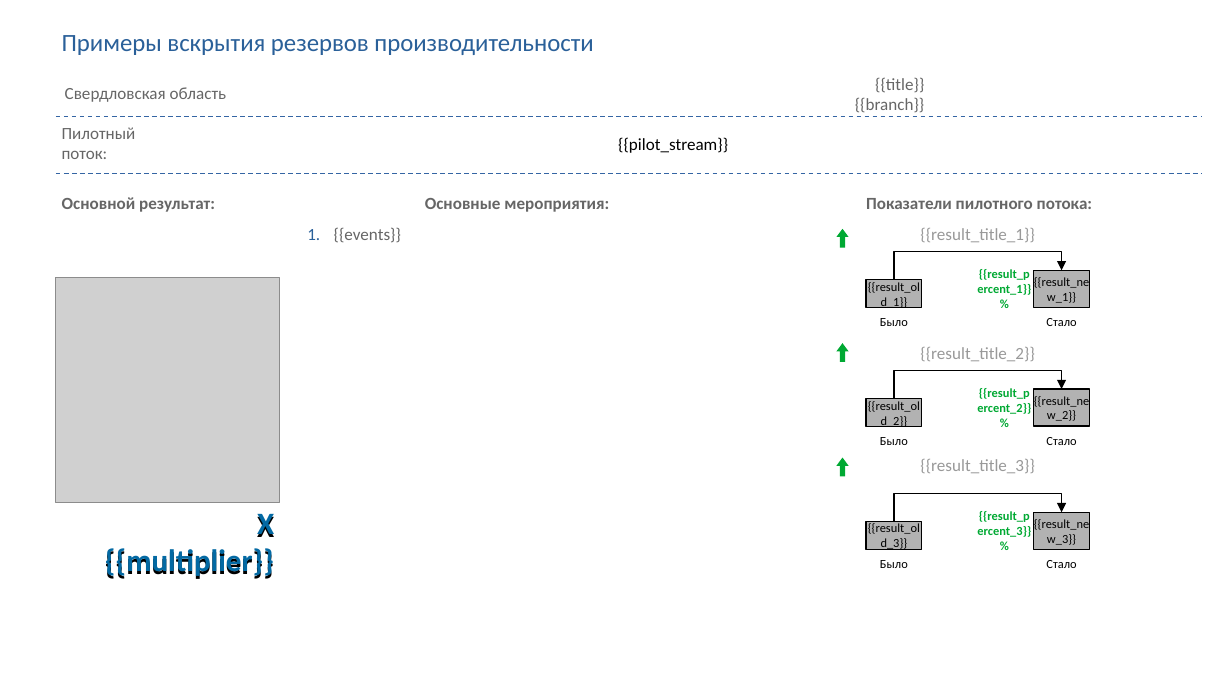
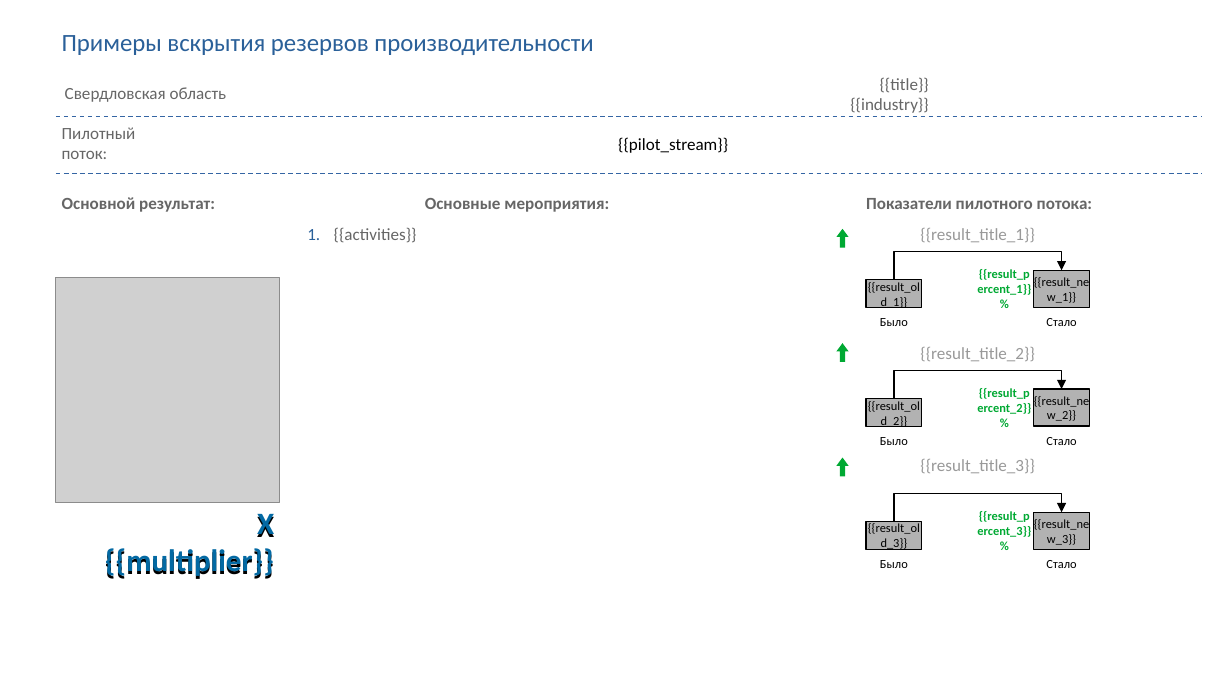
Before and after one commit to st-fedostsev/standard-base, a slide deck: slide 1 of backend/src/models/templates/template.pptx. Drawn at 1232x693 pixels with LibreOffice and Linux fonts; fonts in the diff are those of the drawing; grey boxes stand for pictures. Boxes give left, top, right and bottom in pixels: in the first picture for what was removed or moved away, otherwise in the second. Text is boxed around its words. In the diff, an @@ line names an element or a change of style, - is before the commit and + after.

Commit message:
[BSP-59] presentation import & /card/* API improvements

```diff
--- a/backend/src/models/templates/template.pptx
+++ b/backend/src/models/templates/template.pptx
@@ text at [850, 97, 928, 113]: text changed @@
-{{branch}}
+{{industry}}
@@ subtitle at [334, 227, 417, 243]: text changed @@
-1. {{events}}
+1. {{activities}}
```
Also in this commit, not shown: 6 other files.
